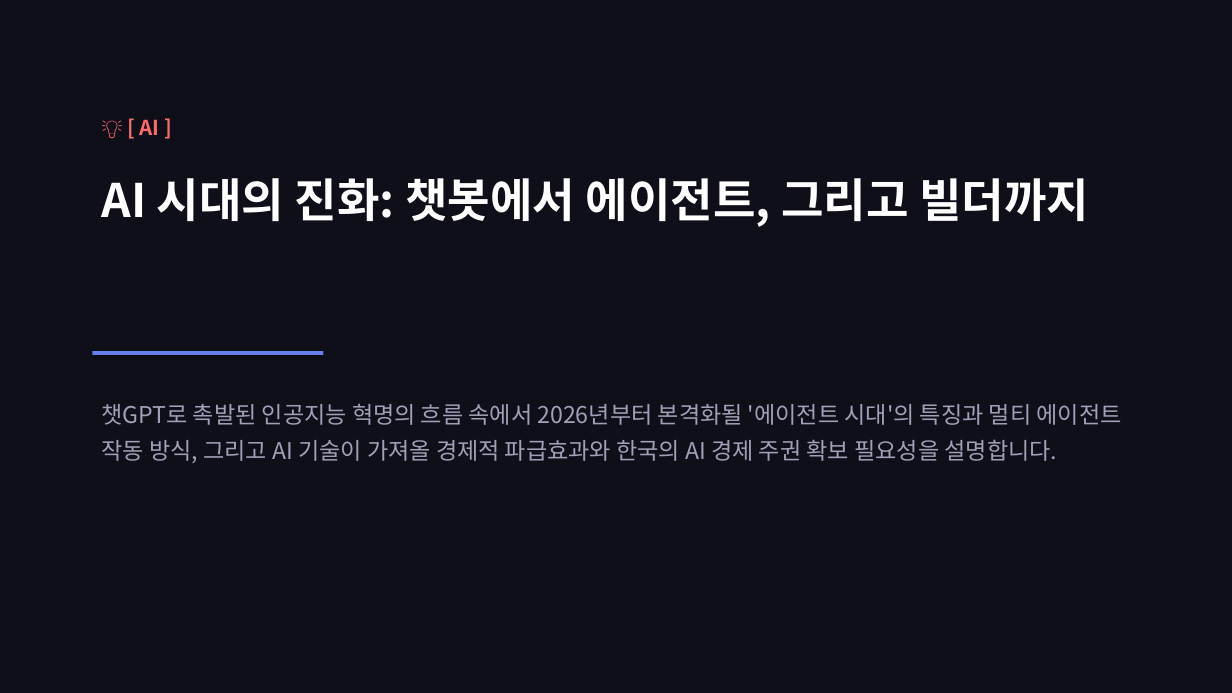
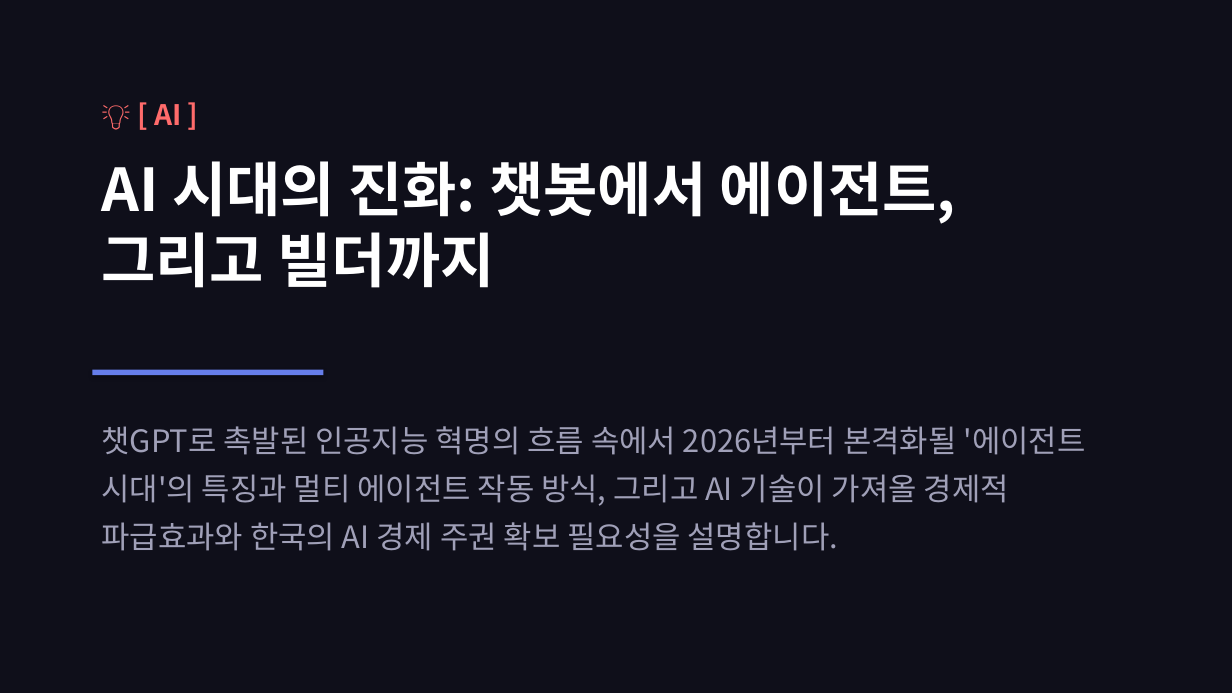
Before and after one commit to meesokim/my-youtube-gallary, a slide deck: slide 1 of docs/ai-evolution-from-chatbot-to-agent-builder.pptx. Drawn at 1232x693 pixels with LibreOffice and Linux fonts; fonts in the diff are those of the drawing. Boxes give left, top, right and bottom in pixels: in the first picture for what was removed or moved away, otherwise in the second. Text is boxed around its words. In the diff, an @@ line names an element or a change of style, - is before the commit and + after.

Commit message:
feat: Enlarge cover slide font sizes and add YouTube recommendation form to index

```diff
--- a/docs/ai-evolution-from-chatbot-to-agent-builder.pptx
+++ b/docs/ai-evolution-from-chatbot-to-agent-builder.pptx
@@ text "💡 [ AI ]": place and size @@
-text "💡 [ AI ]" at (140,119,160,135)
+text "💡 [ AI ]" at (154,104,181,125)
@@ text "💡 [ AI ]" at (154,104,181,125): size 16 to 22 pt @@
@@ text "AI 시대의 진화: 챗봇에서 에이전트, ...": place and size @@
-text "AI 시대의 진화: 챗봇에서 에이전트, ..." at (101,178,1089,227)
+text "AI 시대의 진화: 챗봇에서 에이전트, ..." at (101,161,956,288)
@@ text "AI 시대의 진화: 챗봇에서 에이전트, ..." at (101,161,956,288): size 36 to 46 pt @@
@@ rectangle: place and size @@
-rectangle at (92,351,323,355)
+rectangle at (92,370,323,375)
@@ text "챗GPT로 촉발된 인공지능 혁명의 흐름 ...": place and size @@
-text "챗GPT로 촉발된 인공지능 혁명의 흐름 ..." at (101,403,1122,463)
+text "챗GPT로 촉발된 인공지능 혁명의 흐름 ..." at (101,426,1085,551)
@@ text "챗GPT로 촉발된 인공지능 혁명의 흐름 ..." at (101,426,1085,551): size 18 to 24 pt @@
```
Also in this commit, not shown: 11 other files.
